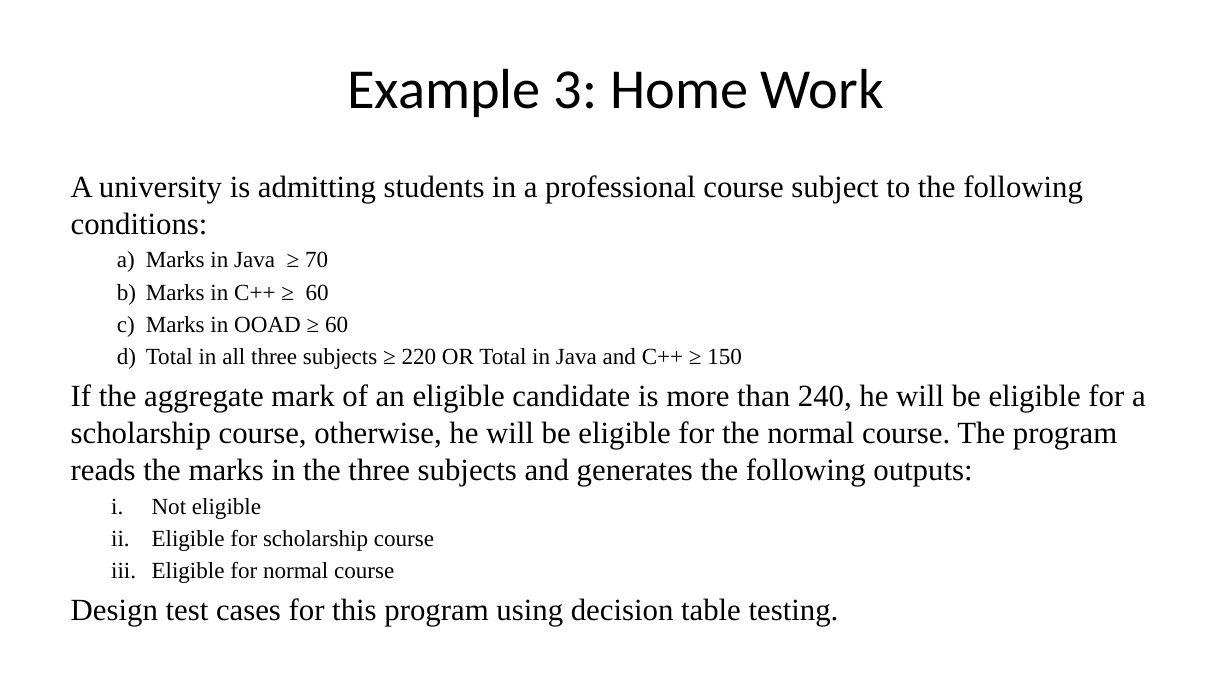
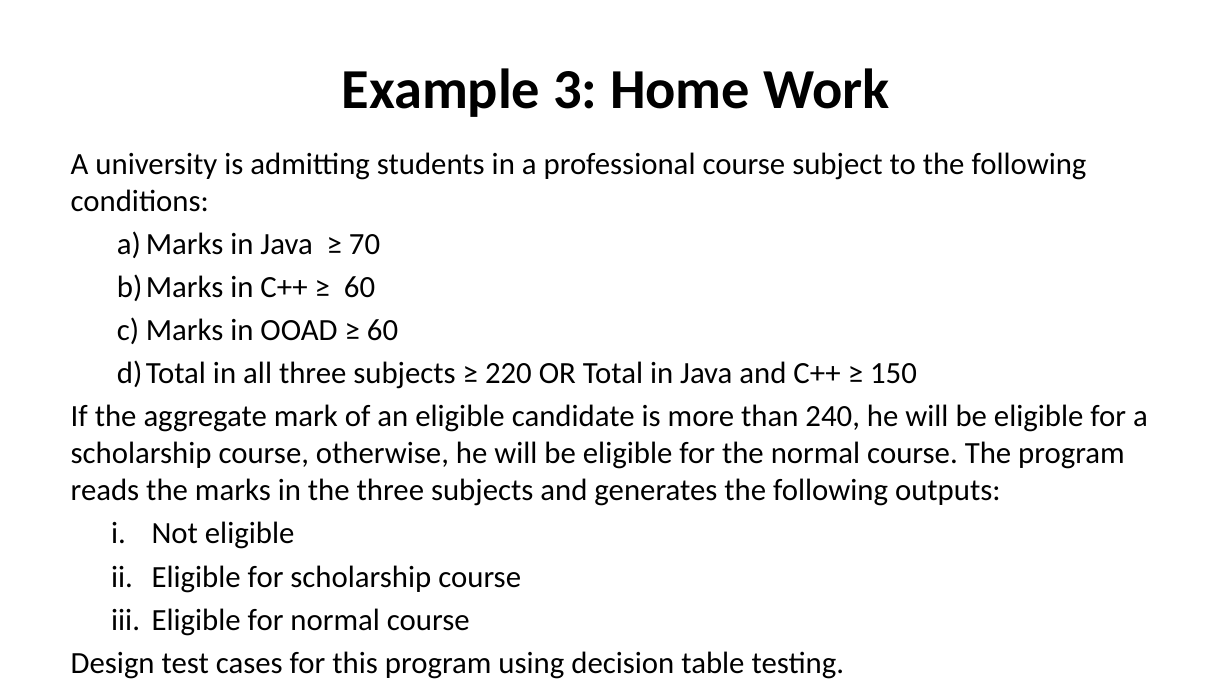
Before and after one commit to nashurgessa/Software-Testing-batch-2022-23, a slide deck: slide 11 of slides/L10 Decision_Table.pptx (slide 10 before the commit). Drawn at 1232x693 pixels with LibreOffice and Linux fonts; fonts in the diff are those of the drawing. Boxes give left, top, right and bottom in pixels: in the first picture for what was removed or moved away, otherwise in the second. Text is boxed around its words. In the diff, an @@ line names an element or a change of style, - is before the commit and + after.

```diff
--- a/slides/L10 Decision_Table.pptx
+++ b/slides/L10 Decision_Table.pptx
@@ title "Example 3: Home Work" at bbox=[342, 68, 889, 117]: bold on @@
@@ text "A university is admitting students ...": place and size @@
-text "A university is admitting students ..." at bbox=[71, 175, 1146, 626]
+text "A university is admitting students ..." at bbox=[71, 152, 1148, 679]
@@ text "A university is admitting students ..." at bbox=[71, 152, 1148, 679]: font Times New Roman to Calibri; size 18 to 24 pt in "Marks in Java ≥ 70", "Marks in C++ ≥ 60", "Marks in OOAD ≥ 60", "Total in all three subjects ≥ 220 ..." and 3 more places; more space between paragraphs @@
```
Also in this commit, not shown: 4 other slides changed, 1 slide added, 17 other files.
